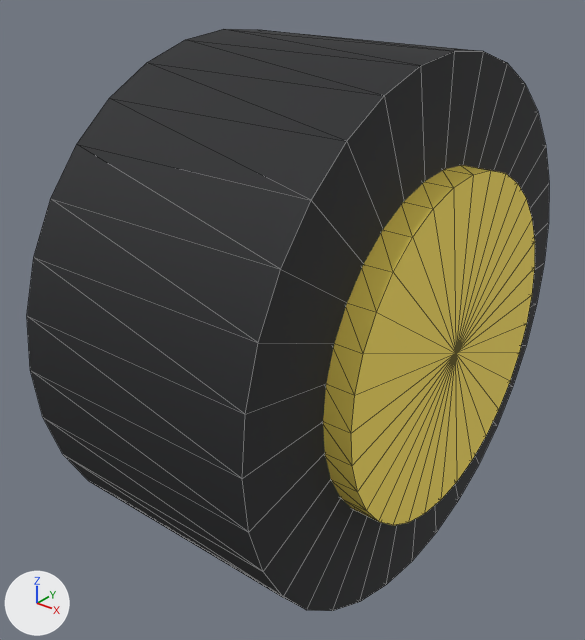
An edit to the glTF model assets/models/kart/kart_wheel.glb, drawn before and after from the same camera.
The view is the same before and after, from a 50 mm camera at (0.747, -1.016, 0.589) aimed at (-0.035, -0.038, -0.017). The lights are fixed; the arrows at lower left show +X, +Y and +Z. The picture after the commit comes second. Mesh edges are drawn as thin lines. Vertices at exactly the same position are counted once.

The older version as bpy lines, for what is in view:
```python
me_mesh_0 = bpy.data.meshes.new('Mesh_0')
me_mesh_0.from_pydata(...)  # 256 vertices, 480 faces; spans x -0.255..0.255, y -0.44..0.44, z -0.44..0.44
# faces by material slot: [128, 256, 96]
me_mesh_0.materials.append(mat_material_0)  # black #212224
me_mesh_0.materials.append(mat_material_1)  # yellow #ffe561
me_mesh_0.materials.append(mat_material_2)  # light grey #c8d1d7
ob_mesh_0 = bpy.data.objects.new('Mesh_0', me_mesh_0)
ob_mesh_0.location = (0.0, 0.0, 0.0)
```
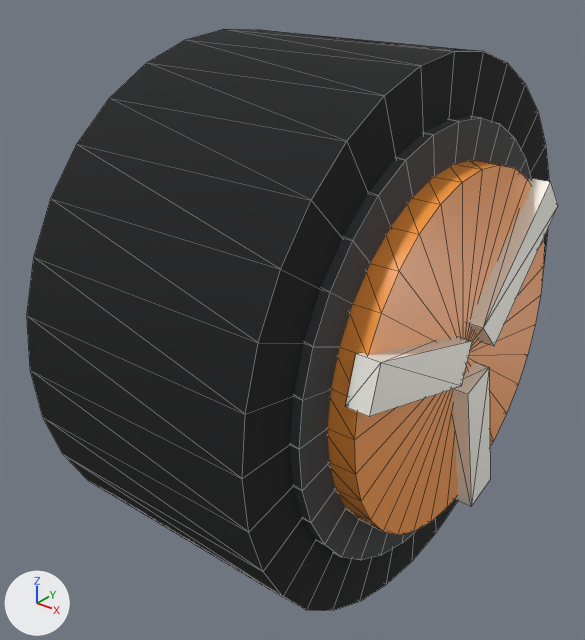
What the commit changed:
Material 'warm white plastic' (mat_warm_white_plastic) is new.
Its base color is (0.98, 0.96, 0.88) (white #fdfaf1).
Its roughness is 0.42.
Material 'glossy orange plastic' (mat_glossy_orange_plastic) is new.
Its base color is (1.0, 0.34, 0.055) (orange #ff9e42).
Its roughness is 0.34.
Material 'matte rubber tire' (mat_matte_rubber_tire) is new.
Its base color is (0.006, 0.0065, 0.0075) (black #121315).
Its roughness is 0.92.
Material 'brushed toy metal' (mat_brushed_toy_metal) is new.
Its base color is (0.78, 0.74, 0.62) (pale yellow #e5dfce).
Its metallic is 0.62.
Its roughness is 0.27.
Material 'worn rubber edge' (mat_worn_rubber_edge) is new.
Its base color is (0.052, 0.055, 0.058) (dark grey #404244).
Its roughness is 0.86.
me_mesh_0 is used by ob_mesh_0; location (0.0, 0.0, 0.0).
me_mesh_0 had 256 vertices, 480 faces and spanned x -0.255..0.255, y -0.44..0.44, z -0.44..0.44.
me_mesh_0 no longer uses material mat_material_1 (yellow #ffe561).
me_mesh_0 no longer uses material mat_material_2 (light grey #c8d1d7).
me_mesh_0 now has 372 vertices, 680 faces and spans x -0.293..0.293, y -0.44..0.44, z -0.44..0.44.
me_mesh_0 part 1: the loose piece of 68 vertices spanning x -0.255..-0.205, y -0.28..0.28, z -0.28..0.28 is scaled about its middle by (9, 1.25, 1.25), then moved by (0.23, 0.0, 0.0), in mat_worn_rubber_edge (dark grey #404244).
me_mesh_0 part 2: the loose piece of 68 vertices spanning x 0.205..0.255, y -0.28..0.28, z -0.28..0.28 is multiplied about its middle by the matrix ((1.1, 0.0, 0.0), (0.0, 1.036, 0.0), (0.0, 0.0, 1.036)), then moved by (-0.47, 0.0, 0.0), in mat_glossy_orange_plastic (orange #ff9e42).
me_mesh_0 part 3: the loose piece of 68 vertices spanning x -0.21..0.21, y -0.44..0.44, z -0.44..0.44 is copied, and the copy is scaled about its middle by (0.131, 0.659, 0.659), then moved by (0.24, 0.0, 0.0), in mat_glossy_orange_plastic (orange #ff9e42); it spans x 0.213..0.268, y -0.29..0.29, z -0.29..0.29.
Part 4, on me_mesh_0:
24 vertices are added at x -0.293..0.257, y -0.298..0.24, z -0.3..0.233.
24 new vertices lie (0.036, 0.0, 0.0) away from vertices in x -0.293..0.257, y -0.298..0.24, z -0.3..0.233.
72 new faces join them, mat_warm_white_plastic (white #fdfaf1).
me_mesh_0 part 5: 128 faces spanning x -0.21..0.21, y -0.44..0.44, z -0.44..0.44 switch from mat_material_0 (black #212224) to mat_matte_rubber_tire (black #121315).
me_mesh_0 gains material mat_worn_rubber_edge (dark grey #404244).
me_mesh_0 gains material mat_glossy_orange_plastic (orange #ff9e42).
me_mesh_0 gains material mat_brushed_toy_metal (pale yellow #e5dfce).
me_mesh_0 gains material mat_warm_white_plastic (white #fdfaf1).

Location of each change, (x1, y1, x2, y2) in pixels of the pictures (585 x 640 px; the box of a moved part takes in the faces that stretch with it):
'Mesh_0', reshaped
    before: (27, 29, 549, 611)
    after: (27, 29, 558, 611)
part 1 of me_mesh_0, moved or reshaped (not visible before)
    after: (290, 116, 531, 560)
part 2 of me_mesh_0, moved or reshaped (not visible afterwards)
    before: (323, 165, 535, 525)
part 3 of me_mesh_0, added (orange)
    after: (328, 160, 544, 535)
part 4 of me_mesh_0, added
    after: (345, 178, 558, 506)
part 5 of me_mesh_0, recoloured
    both: (39, 37, 549, 566)
